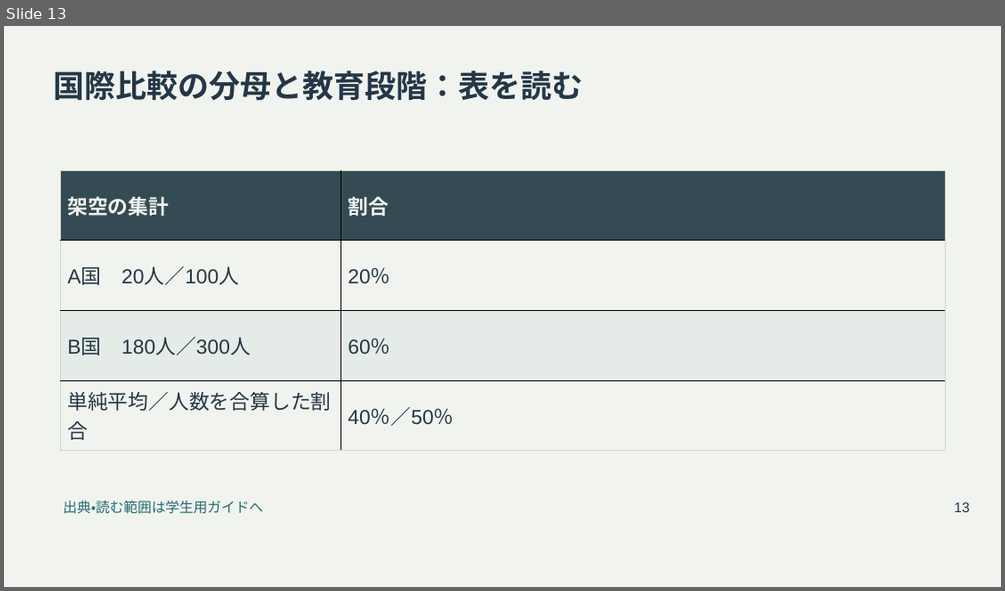
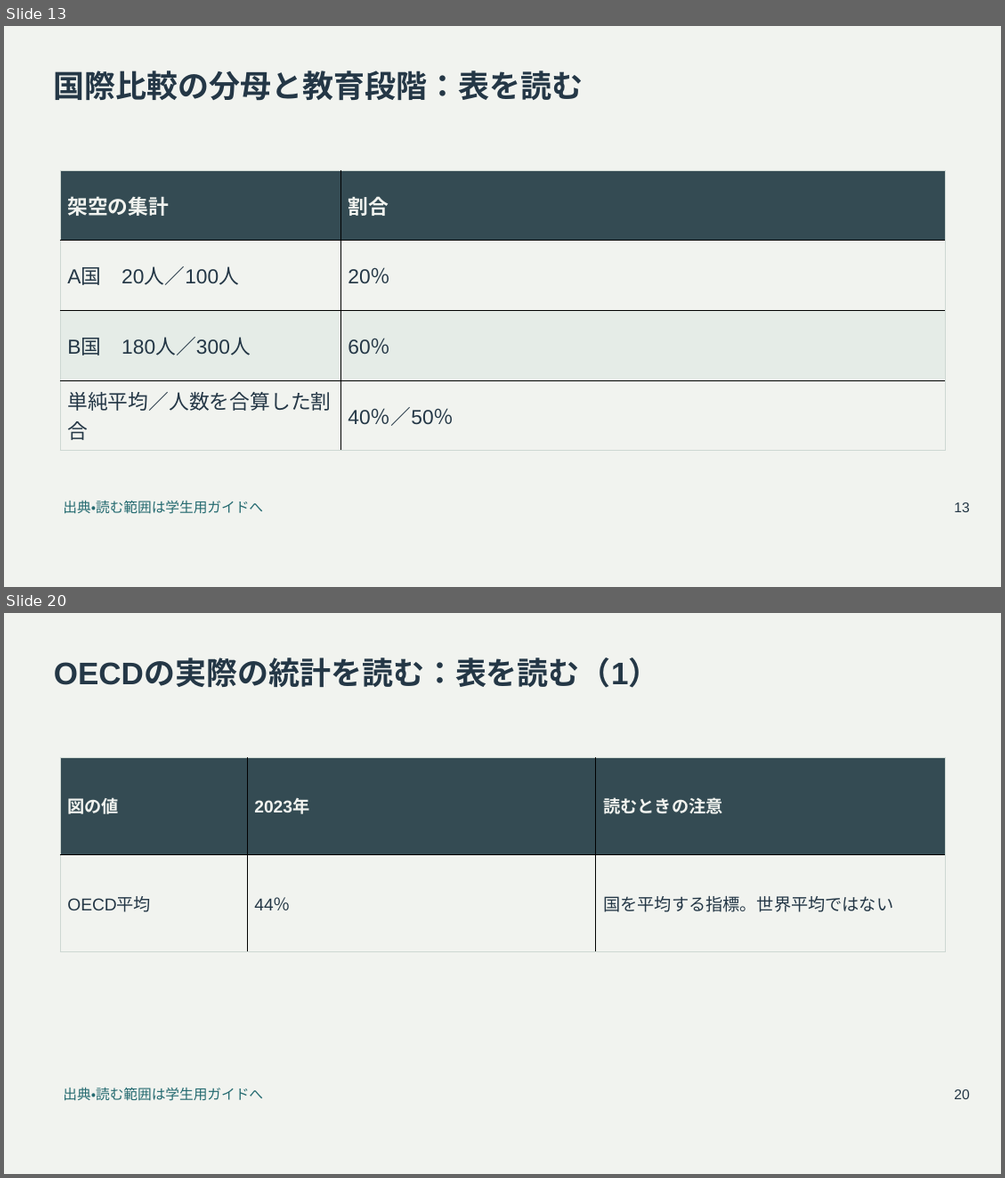
Before and after one commit to zooc-14calbp/industrial-education-ii, a slide deck: reorganized/20261105/main/11/slides.pptx. Shown one above the other, each under a label of ours: slide 13 before the commit, slides 13 and 20 after it; the slides between them are not shown. The pictures are 1005x591 and 1005x1178 pixels, drawn with LibreOffice and Linux fonts; fonts in the diff are those of the drawing. Boxes give left, top, right and bottom in pixels: in the first picture for what was removed or moved away, otherwise in the second. Text is boxed around its words. In the diff, an @@ line names an element or a change of style, - is before the commit and + after.

```diff
--- a/reorganized/20261105/main/11/slides.pptx
+++ b/reorganized/20261105/main/11/slides.pptx
@@ slide 20 added at bbox=[4, 613, 1001, 1174], background #F1F3EF @@
@@ title added at bbox=[54, 659, 660, 688], 30 pt, text #243746, bold @@
+OECDの実際の統計を読む：表を読む（1）
@@ table added at bbox=[60, 757, 946, 952], 2 rows, 3 columns @@
+図の値 | 2023年 | 読むときの注意
+OECD平均 | 44％ | 国を平均する指標。世界平均ではない
@@ text added at bbox=[63, 1086, 263, 1101], 13.5 pt, text #246A70 @@
+出典・読む範囲は学生用ガイドへ
@@ text added at bbox=[954, 1089, 969, 1099], 13.5 pt, text #243746 @@
+20
```
Also in this commit, not shown: 8 slides changed, 9 other slides added, 18 other files.
